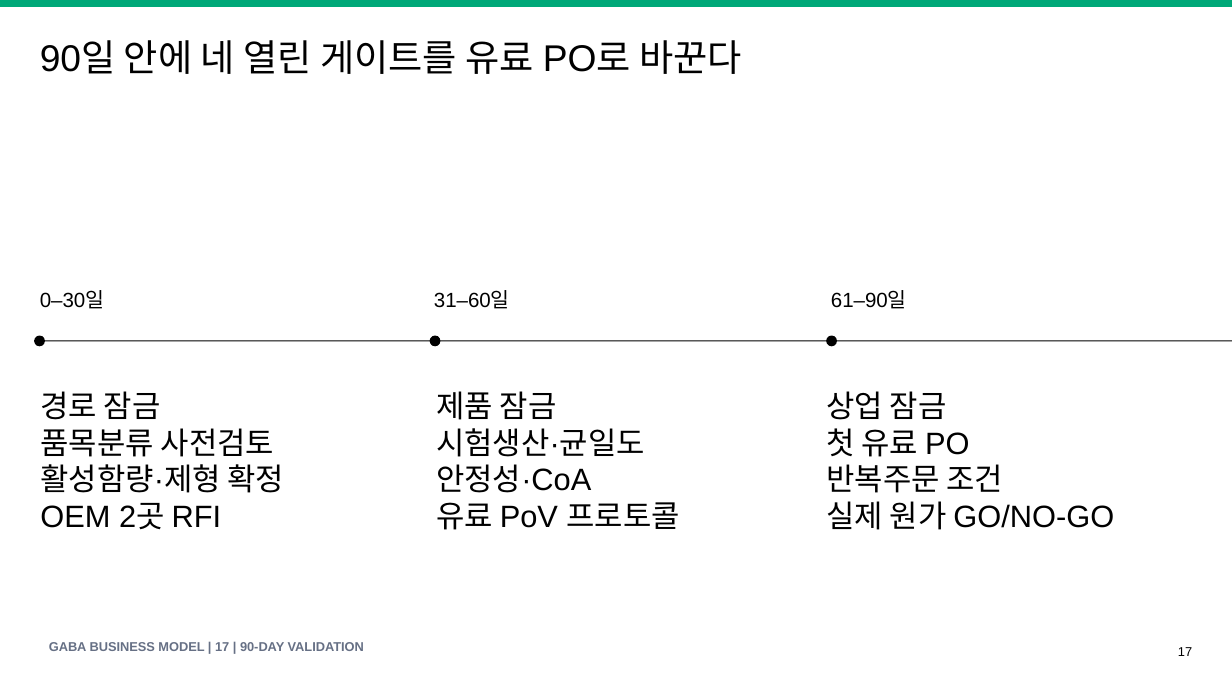
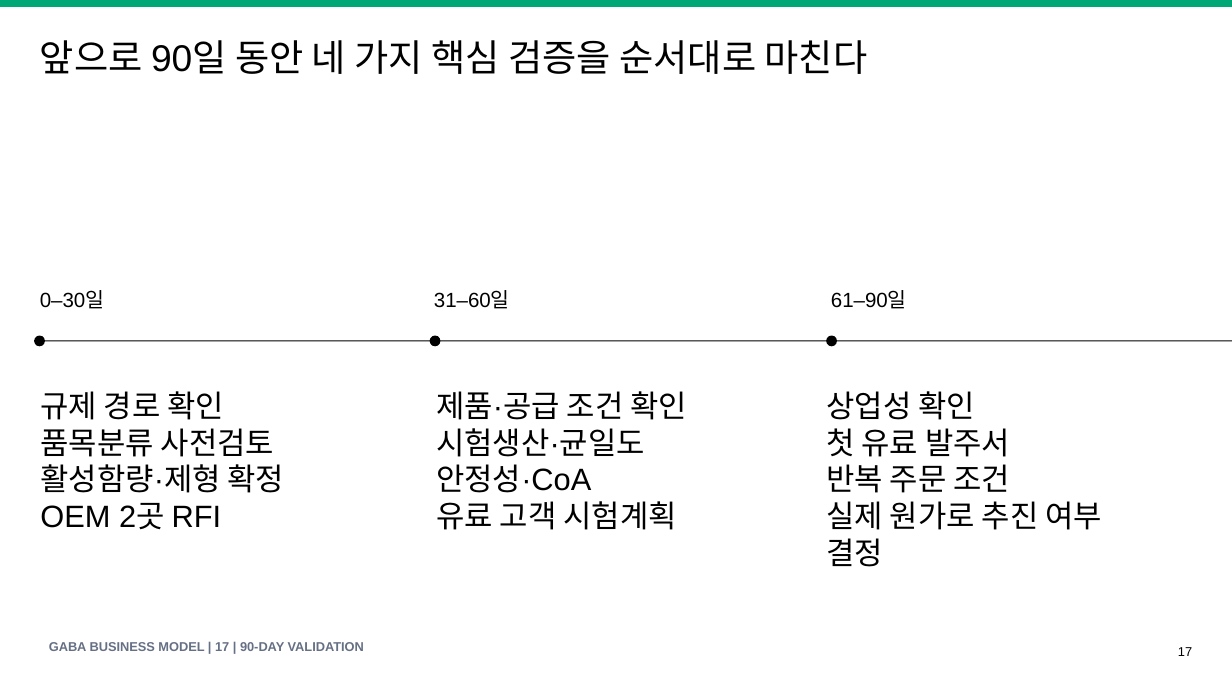
Before and after one commit to KRAdavid/gaba-feed-business-index, a slide deck: slide 17 of GABA_Feed_Business_Model_Speech_Deck_v1.pptx. Drawn at 1232x693 pixels with LibreOffice and Linux fonts; fonts in the diff are those of the drawing. Boxes give left, top, right and bottom in pixels: in the first picture for what was removed or moved away, otherwise in the second. Text is boxed around its words. In the diff, an @@ line names an element or a change of style, - is before the commit and + after.

```diff
--- a/GABA_Feed_Business_Model_Speech_Deck_v1.pptx
+++ b/GABA_Feed_Business_Model_Speech_Deck_v1.pptx
@@ text at <box>40,40,868,74</box>: text changed @@
-90일 안에 네 열린 게이트를 유료 PO로 바꾼다
+앞으로 90일 동안 네 가지 핵심 검증을 순서대로 마친다
@@ text at <box>40,391,225,420</box>: text changed @@
-경로 잠금
+규제 경로 확인
@@ text at <box>436,391,687,420</box>: text changed @@
-제품 잠금
+제품·공급 조건 확인
@@ text at <box>826,391,1102,530</box>: text changed @@
-상업 잠금
-첫 유료 PO
-반복주문 조건
-실제 원가 GO/NO-GO
+상업성 확인
+첫 유료 발주서
+반복 주문 조건
+실제 원가로 추진 여부 결정
@@ text at <box>436,501,676,530</box>: text changed @@
-유료 PoV 프로토콜
+유료 고객 시험계획
```
Also in this commit, not shown: 18 other slides changed, 16 other files.
